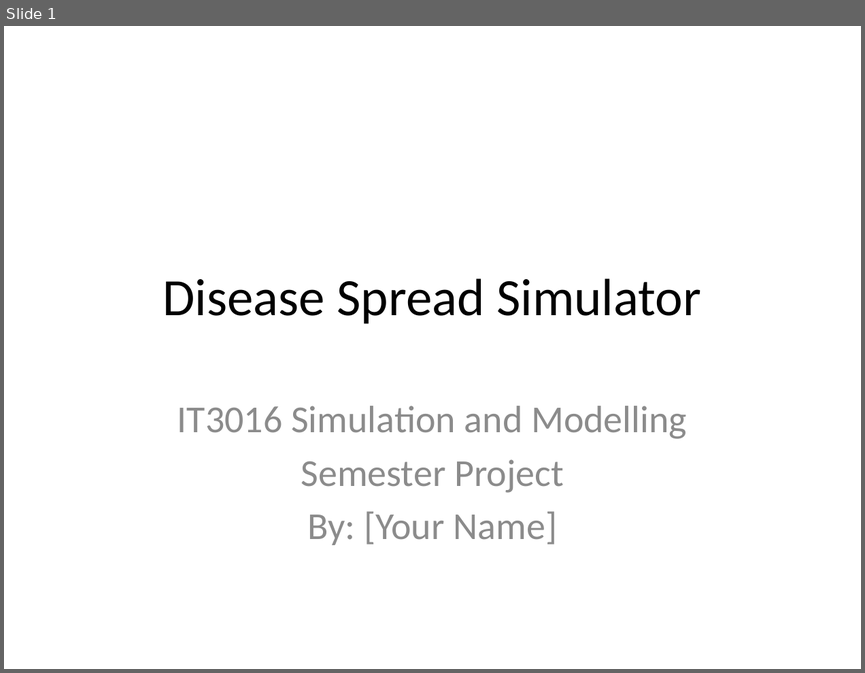
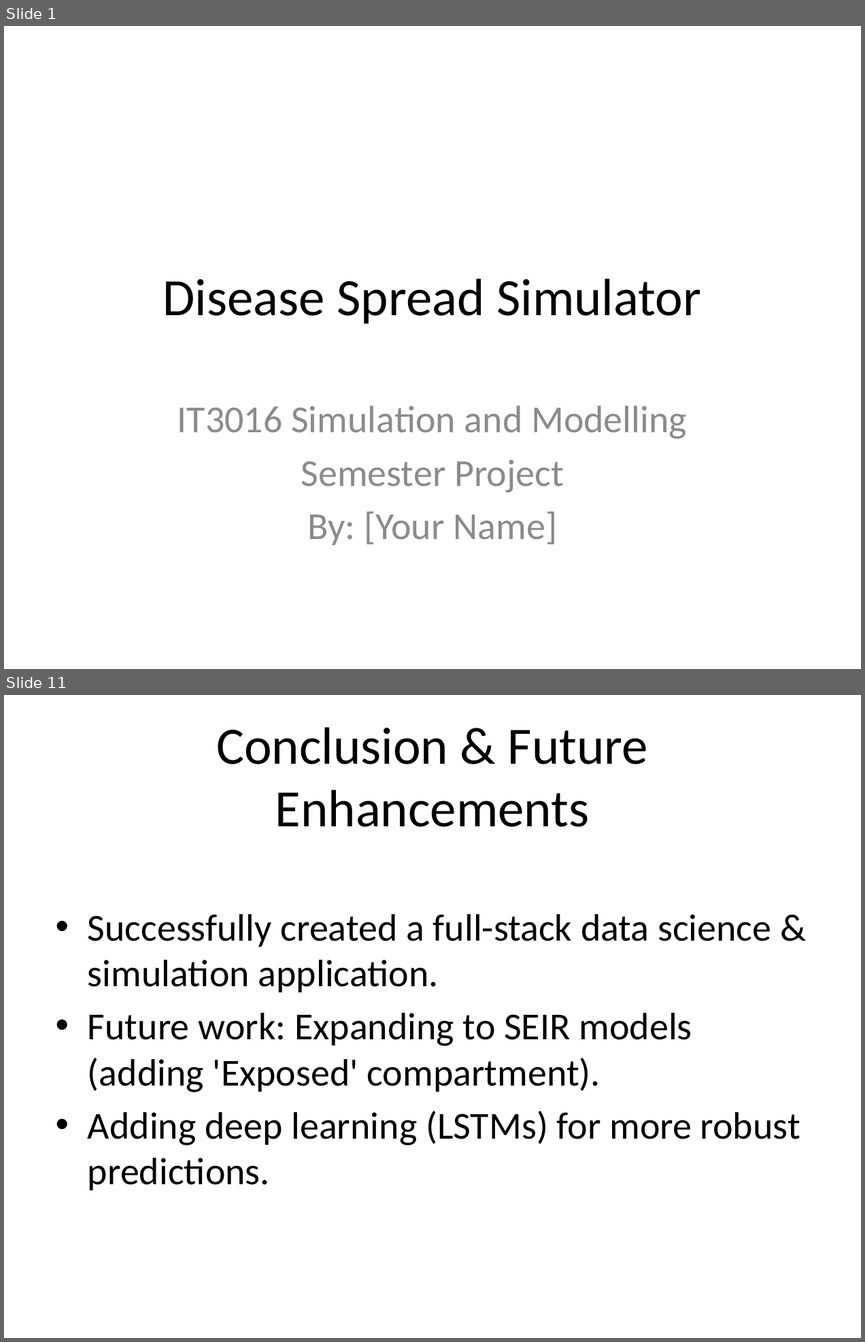
Before and after one commit to Huzyefahwasim/Disease-spread-, a slide deck: docs/Presentation_Slides.pptx. Shown one above the other, each under a label of ours: slide 1 before the commit, slides 1 and 11 after it; the slides between them are not shown. The pictures are 865x673 and 865x1342 pixels, drawn with LibreOffice and Linux fonts; fonts in the diff are those of the drawing. Boxes give left, top, right and bottom in pixels: in the first picture for what was removed or moved away, otherwise in the second. Text is boxed around its words. In the diff, an @@ line names an element or a change of style, - is before the commit and + after.

```diff
--- a/docs/Presentation_Slides.pptx
+++ b/docs/Presentation_Slides.pptx
@@ slide 11 added at (x1=4, y1=695, x2=861, y2=1338), background #FFFFFF @@
@@ title added at (x1=216, y1=727, x2=648, y2=827), 44 pt, text #000000 @@
+Conclusion & Future Enhancements
@@ text added at (x1=88, y1=914, x2=800, y2=1190), 32 pt, text #000000 @@
+• Successfully created a full-stack data science & simulation application.
+• Future work: Expanding to SEIR models (adding 'Exposed' compartment).
+• Adding deep learning (LSTMs) for more robust predictions.
```
Also in this commit, not shown: 5 slides changed, 5 other slides added, 1 slide removed.
